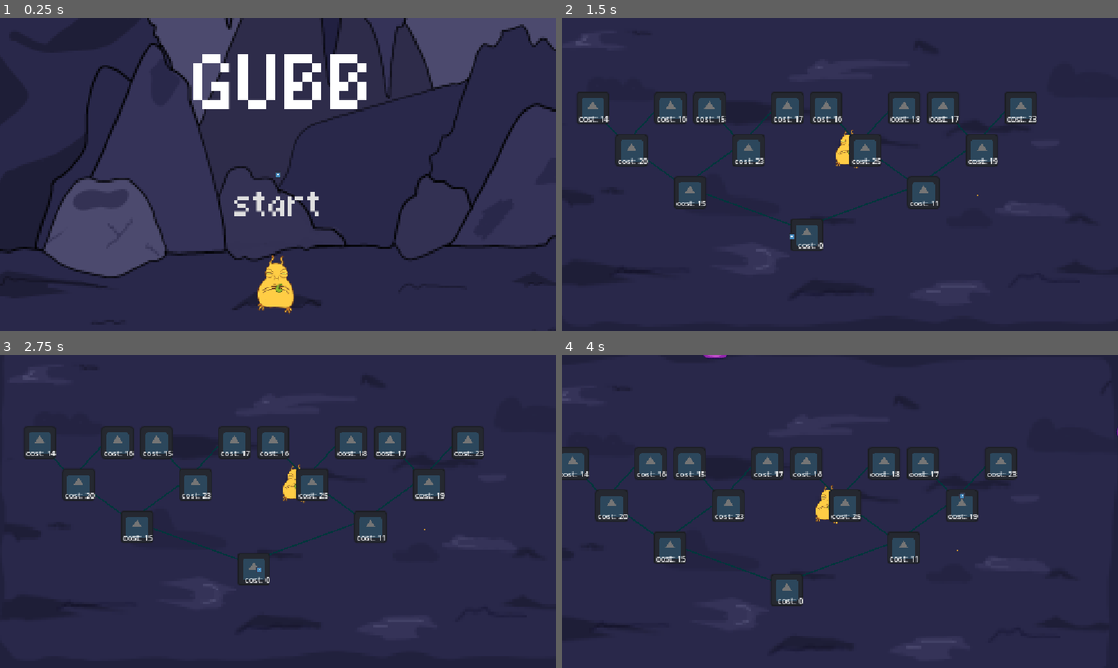
Above: before the commit, frames 1-4 (two rows, left to right).
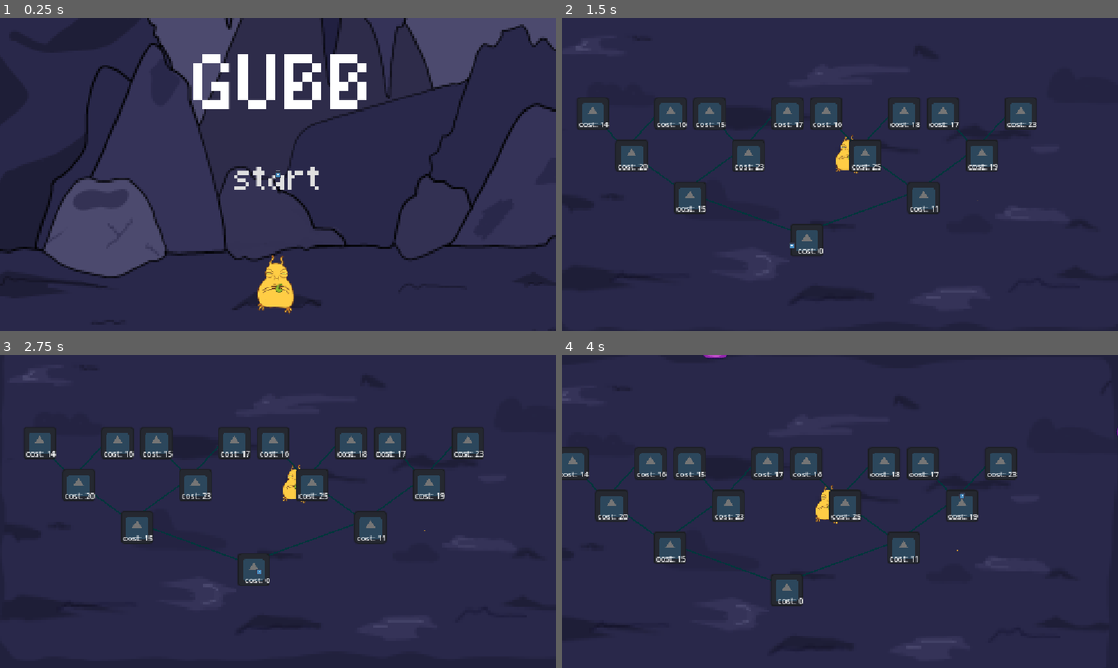
Above: after the commit, the same moments.

Repository: KittyNinjakato/Teenager-Game-Jam
Game: Godot game, scene res://scenes/start menu.tscn
The game is run twice, just before and just after one commit, with the same random seed, the same clock (stepped at 60 frames per second) and the same inputs. The engine's default icon, where the game draws it, is replaced by a stand-in: a white triangle on a blue panel in a dark square.
Inputs (mouse positions are in pixels of both pictures, inside the frame that each line leads up to):
- Up to frame 1 (0.25 s): no input
- Up to frame 2 (1.5 s): click "start" at 0.5 s; click "cost: 0" at 1.25 s
- Up to frame 3 (2.75 s): click "cost: 0" at 2 s
- Up to frame 4 (4 s): click "cost: 0" at 2.75 s; move the mouse to (962, 495) at 3.52 s; click (962, 495) at 3.6 s

The runs differ from the first frame. In frame 1, 0.9% of the frame differs, in the area x 42-58%, y 47-64%; in frame 2, 7.0%, in the area x 2-86%, y 5-90%; in frame 3, 1.0%; in frame 4, less than 0.1%.
Error in both runs: Attempt to call function 'spend_essence' in base 'null instance' on a null instance. (res://scrips/skill_tree_button.gd:27)

Commit message:
Moved start
I moved start a bit

Diff:
--- a/just-a-lil-guy/scenes/start menu.tscn
+++ b/just-a-lil-guy/scenes/start menu.tscn
@@ -150,9 +150,9 @@
 anchor_right = 0.5
 anchor_bottom = 0.5
 offset_left = -117.0
-offset_top = 39.0
+offset_top = -14.0
 offset_right = 91.0
-offset_bottom = 111.0
+offset_bottom = 58.0
 grow_horizontal = 2
 grow_vertical = 2
 theme_override_colors/font_hover_color = Color(0.40154216, 0.3025479, 0.46478844, 1)
